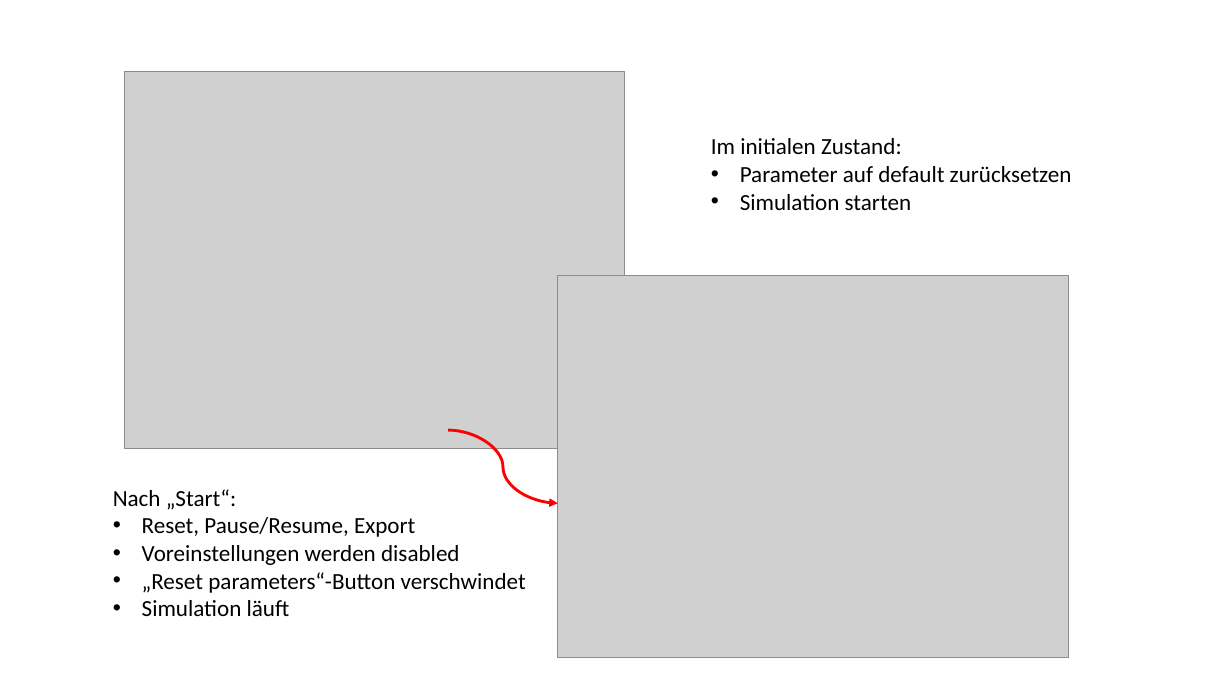
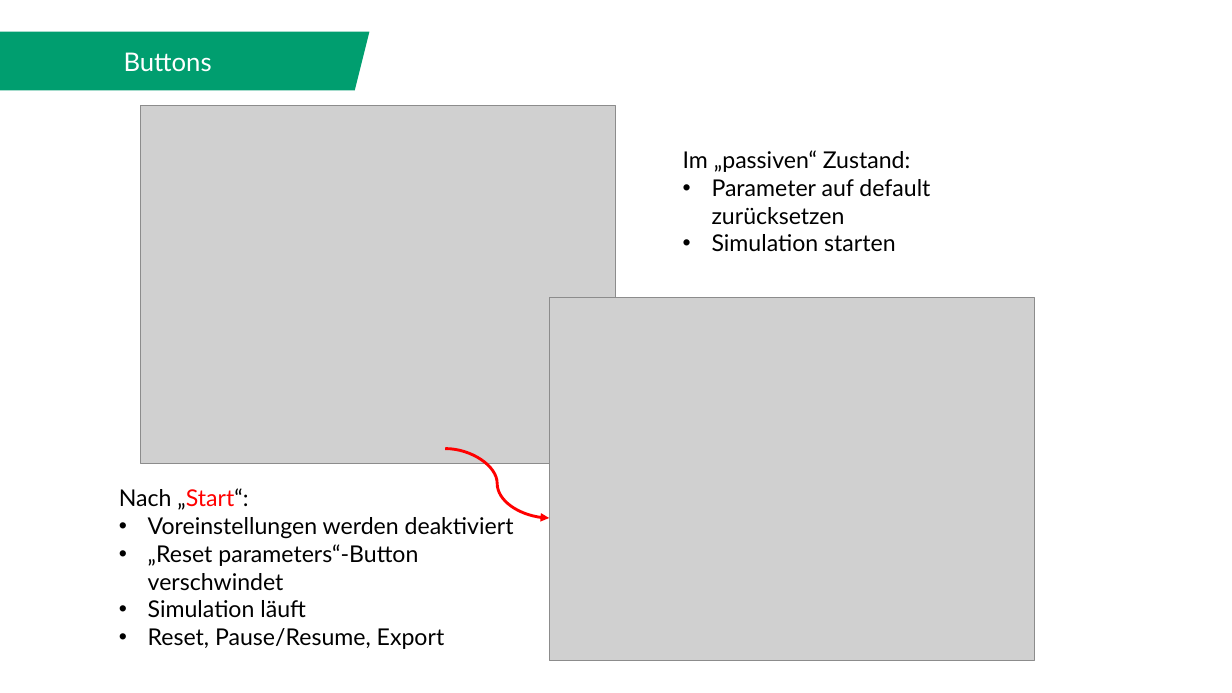
Before and after one commit to JonasAdler/pandemic_simulator, a slide deck: slide 3 of Abschlusspräsentation zum Bachelor-Praktikum.pptx. Drawn at 1232x693 pixels with LibreOffice and Linux fonts; fonts in the diff are those of the drawing; grey boxes stand for pictures. Boxes give left, top, right and bottom in pixels: in the first picture for what was removed or moved away, otherwise in the second. Text is boxed around its words. In the diff, an @@ line names an element or a change of style, - is before the commit and + after.

```diff
--- a/Abschlusspräsentation zum Bachelor-Praktikum.pptx
+++ b/Abschlusspräsentation zum Bachelor-Praktikum.pptx
@@ parallelogram added at [0, 32, 369, 90], fill #009E6F, outline #009E6F 1 pt @@
@@ text added at [124, 52, 212, 72], 20 pt, text #FFFFFF @@
+Buttons
@@ picture: place and size @@
-picture at [124, 72, 625, 449]
+picture at [140, 105, 616, 463]
@@ text "Im „passiven“ Zustand:": place and size @@
-text "Im „passiven“ Zustand:" at [711, 138, 1072, 210]
+text "Im „passiven“ Zustand:" at [683, 150, 930, 252]
@@ text at [683, 150, 911, 172]: text changed; font Calibri to Lato @@
-Im initialen Zustand:
+Im „passiven“ Zustand:
@@ text at [712, 179, 930, 252]: font Calibri to Lato in "Parameter auf default zurücksetzen", "Simulation starten" @@
@@ picture: place and size @@
-picture at [558, 275, 1069, 658]
+picture at [549, 298, 1034, 661]
@@ curved arrow moved from (448, 431) - (558, 504) to (445, 449) - (549, 518) @@
@@ text at [119, 488, 418, 618]: font Calibri to Lato in "Nach „Start“:", "„Reset parameters“-Button verschwindet", "Simulation läuft"; text colour #000000 to #FF0000 in "„Start“:" @@
@@ text at [148, 517, 514, 539]: text changed; font Calibri to Lato @@
-• Reset, Pause/Resume, Export
-• Voreinstellungen werden disabled
+• Voreinstellungen werden deaktiviert
@@ text at [148, 628, 445, 649]: paragraph added @@
+• Reset, Pause/Resume, Export
```
Also in this commit, not shown: 8 other slides changed, 1 slide added, 1 slide removed.
